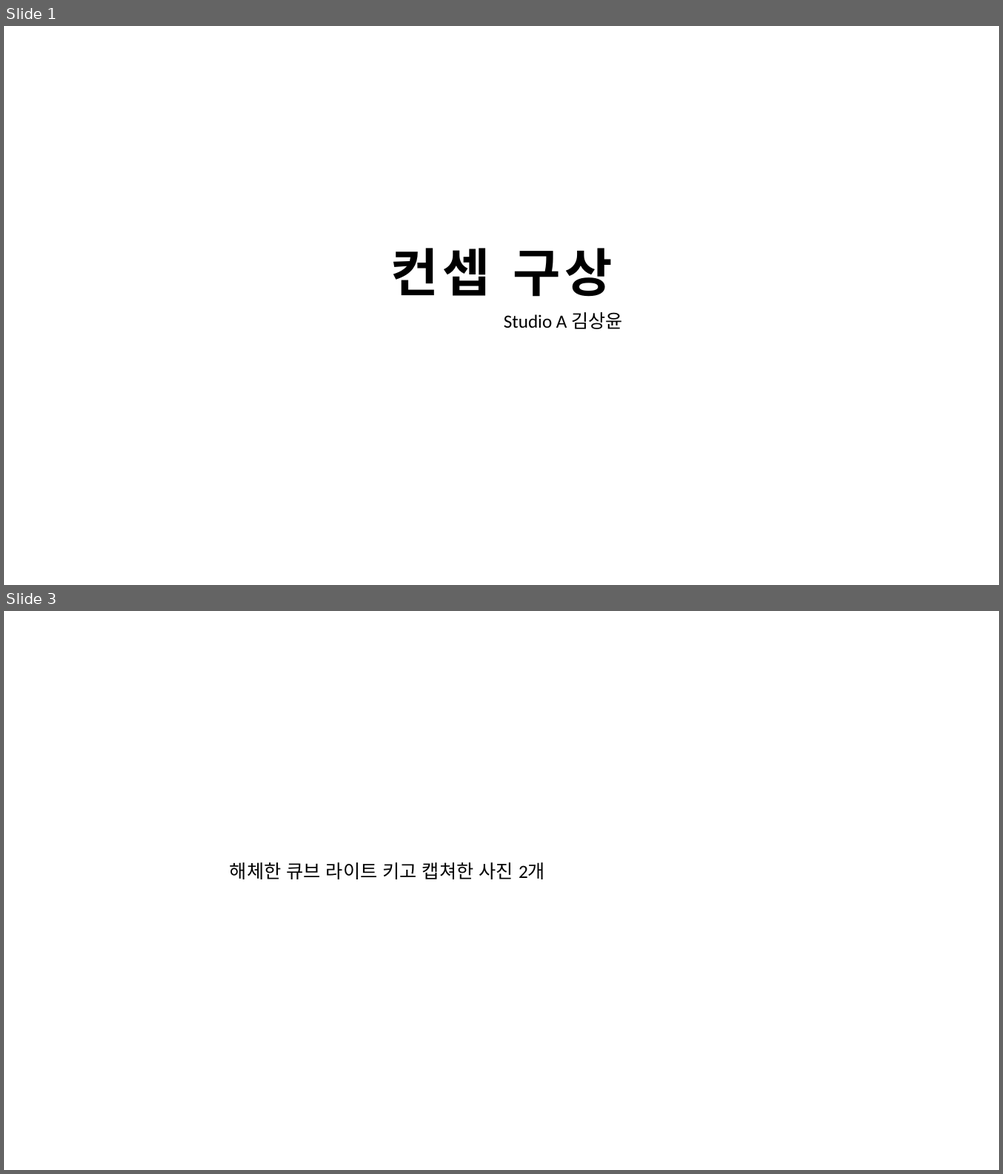
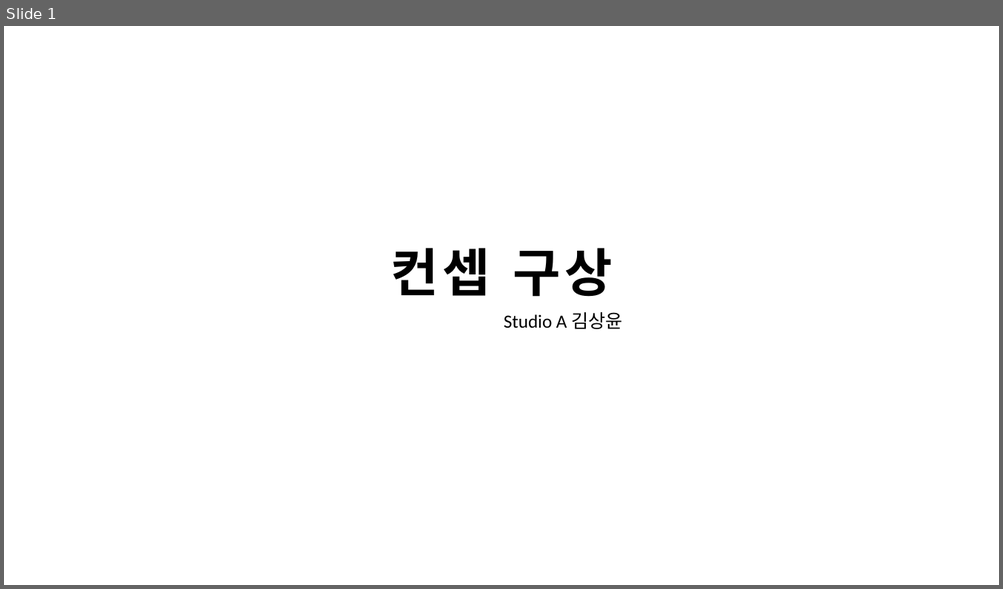
Before and after one commit to CarrotJuice07/College_File, a slide deck: 건축설계2/4주차 (화)/발표자료.pptx. Shown one above the other, each under a label of ours: slides 1 and 3 before the commit, slide 1 after it; the slides between them are not shown. The pictures are 1003x1174 and 1003x589 pixels, drawn with LibreOffice and Linux fonts; fonts in the diff are those of the drawing. Boxes give left, top, right and bottom in pixels: in the first picture for what was removed or moved away, otherwise in the second. Text is boxed around its words. In the diff, an @@ line names an element or a change of style, - is before the commit and + after.

```diff
--- a/건축설계2/4주차 (화)/발표자료.pptx
+++ b/건축설계2/4주차 (화)/발표자료.pptx
@@ slide 3 removed at (4, 611, 999, 1170), background #FFFFFF @@
@@ text removed at (230, 863, 545, 880) @@
-해체한 큐브 라이트 키고 캡쳐한 사진 2개
```
Also in this commit, not shown: 1 slide changed, 3 slides added, 1 other slide removed, 3 other files.
